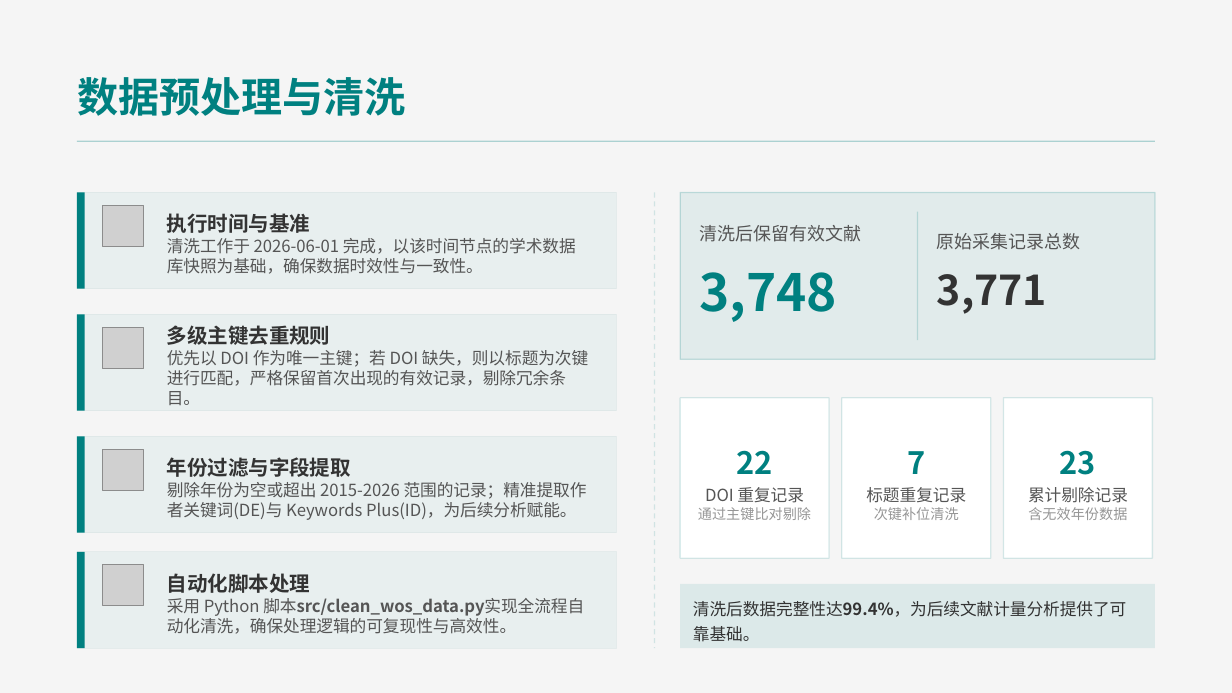
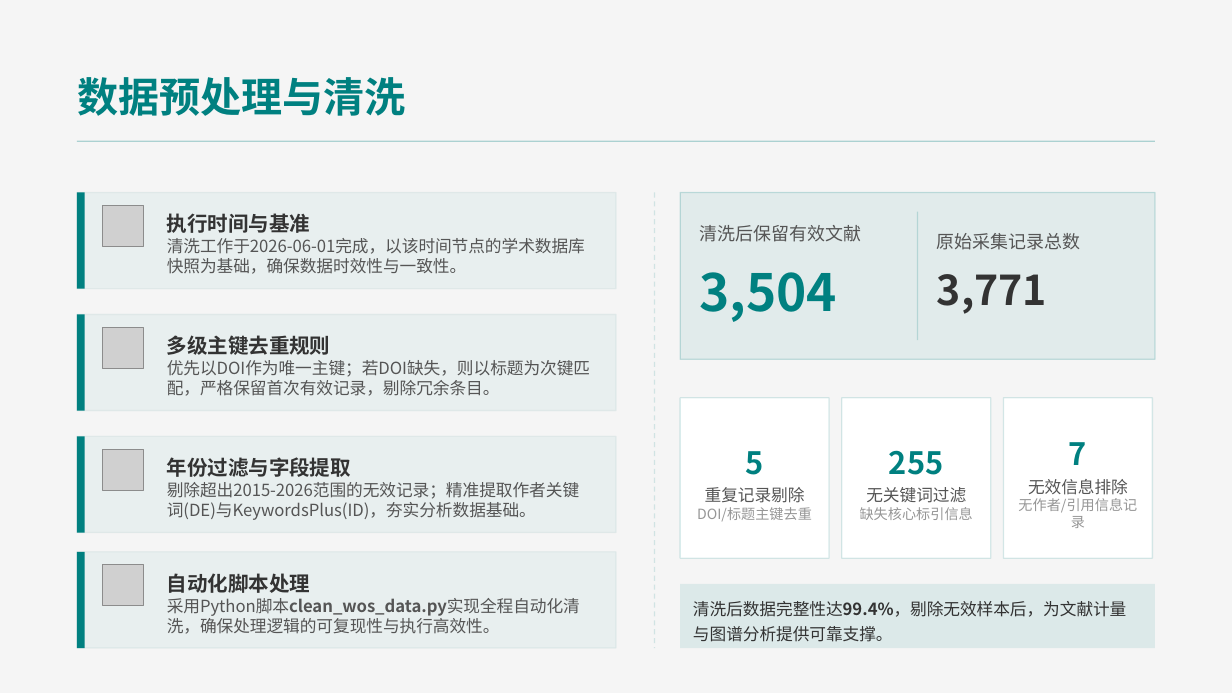
Before and after one commit to xzy11239/bibliometrics-project, a slide deck: slide 5 of presentation/人工智能辅助诊断的文献计量与知识图谱研究.pptx. Drawn at 1232x693 pixels with LibreOffice and Linux fonts; fonts in the diff are those of the drawing; grey boxes stand for pictures. Boxes give left, top, right and bottom in pixels: in the first picture for what was removed or moved away, otherwise in the second. Text is boxed around its words. In the diff, an @@ line names an element or a change of style, - is before the commit and + after.

```diff
--- a/presentation/人工智能辅助诊断的文献计量与知识图谱研究.pptx
+++ b/presentation/人工智能辅助诊断的文献计量与知识图谱研究.pptx
@@ text at [167, 238, 585, 274]: spaces changed @@
-清洗工作于 2026-06-01 完成，以该时间节点的学术数据库快照为基础，确保数据时效性与一致性。
+清洗工作于2026-06-01完成，以该时间节点的学术数据库快照为基础，确保数据时效性与一致性。
@@ text at [699, 272, 837, 322]: text changed @@
-3,748
+3,504
@@ text at [167, 360, 590, 396]: text changed @@
-优先以 DOI 作为唯一主键；若 DOI 缺失，则以标题为次键进行匹配，严格保留首次出现的有效记录，剔除冗余条目。
+优先以DOI作为唯一主键；若DOI缺失，则以标题为次键匹配，严格保留首次有效记录，剔除冗余条目。
@@ text at [1018, 442, 1137, 528]: text changed @@
-23
-累计剔除记录
-含无效年份数据
+7
+无效信息排除
+无作者/引用信息记录
@@ text at [697, 451, 812, 521]: text changed @@
-22
-DOI 重复记录
-通过主键比对剔除
+5
+重复记录剔除
+DOI/标题主键去重
@@ text at [860, 450, 973, 520]: text changed; size 13 to 11 pt; text colour #555555 to #969696 @@
-7
-标题重复记录
-次键补位清洗
+255
+无关键词过滤
+缺失核心标引信息
@@ text at [167, 482, 579, 520]: text changed @@
-剔除年份为空或超出 2015-2026 范围的记录；精准提取作者关键词(DE)与 Keywords Plus(ID)，为后续分析赋能。
+剔除超出2015-2026范围的无效记录；精准提取作者关键词(DE)与KeywordsPlus(ID)，夯实分析数据基础。
@@ outline #006767 0.75 pt to #006767 1 pt in 4 elements at [77, 192, 616, 288], [77, 314, 616, 410], [77, 436, 616, 532], [77, 552, 616, 648] @@
@@ text at [167, 598, 580, 634]: text changed @@
-采用 Python 脚本src/clean_wos_data.py实现全流程自动化清洗，确保处理逻辑的可复现性与高效性。
+采用Python脚本clean_wos_data.py实现全程自动化清洗，确保处理逻辑的可复现性与执行高效性。
@@ rounded rectangle "清洗后数据完整性达99.4%，剔除无效样本后，为文献计量与图谱分析提供可靠支撑。": place and size @@
-rounded rectangle "清洗后数据完整性达99.4%，剔除无效样本后，为文献计量与图谱分析提供可靠支撑。" at [693, 601, 1126, 642]
+rounded rectangle "清洗后数据完整性达99.4%，剔除无效样本后，为文献计量与图谱分析提供可靠支撑。" at [693, 593, 1142, 645]
@@ text in rounded rectangle at [693, 601, 1126, 642]: text changed @@
-清洗后数据完整性达99.4%，为后续文献计量分析提供了可靠基础。
+清洗后数据完整性达99.4%，剔除无效样本后，为文献计量与图谱分析提供可靠支撑。
```
Also in this commit, not shown: 11 other slides changed, 4 slides added, 2 slides removed.
